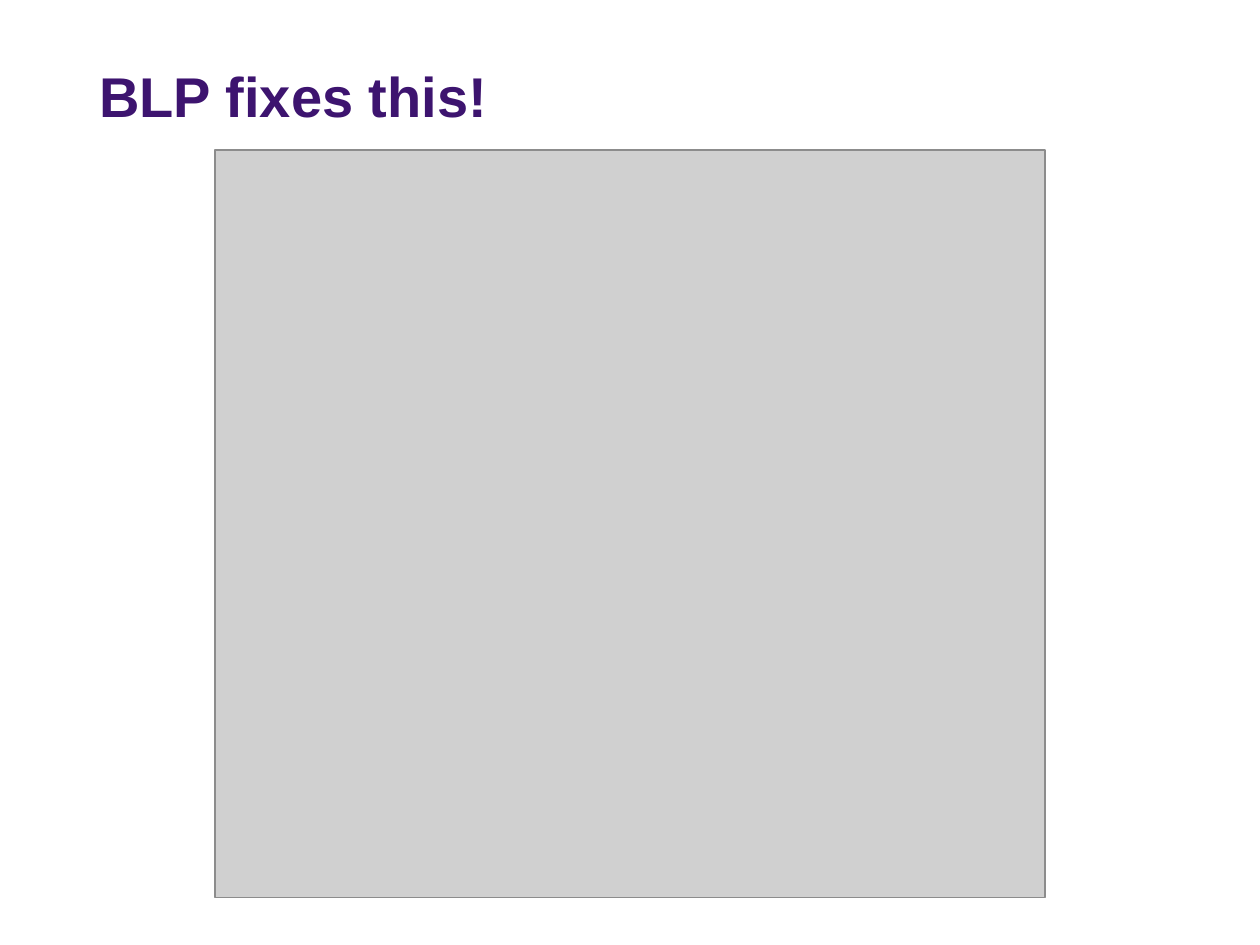
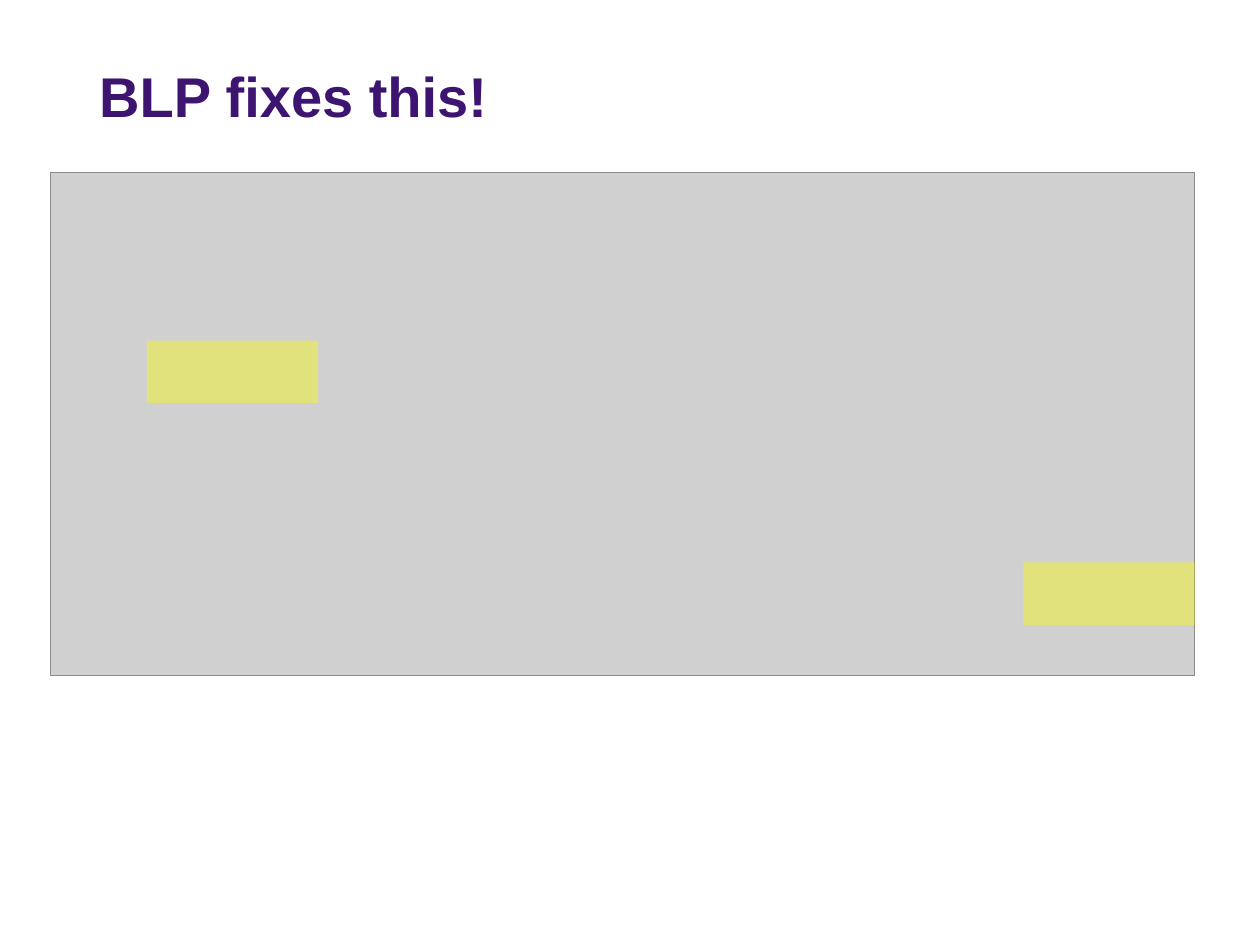
Before and after one commit to rs-kellogg/2023-phd-workshop, a slide deck: slide 6 of session-5-pyblp/Session 5 - PyBLP.pptx. Drawn at 1260x945 pixels with LibreOffice and Linux fonts; fonts in the diff are those of the drawing; grey boxes stand for pictures; background and template pictures are left out. Boxes give left, top, right and bottom in pixels: in the first picture for what was removed or moved away, otherwise in the second. Text is boxed around its words. In the diff, an @@ line names an element or a change of style, - is before the commit and + after.

```diff
--- a/session-5-pyblp/Session 5 - PyBLP.pptx
+++ b/session-5-pyblp/Session 5 - PyBLP.pptx
@@ picture at bbox=[51, 173, 1195, 676]: rotation 0 to 90 degrees @@
@@ rectangle added at bbox=[147, 340, 319, 403], fill #FFFF00 at 40% opacity @@
@@ rectangle added at bbox=[1023, 562, 1194, 625], fill #FFFF00 at 40% opacity @@
```
Also in this commit, not shown: 1 other slide changed.
